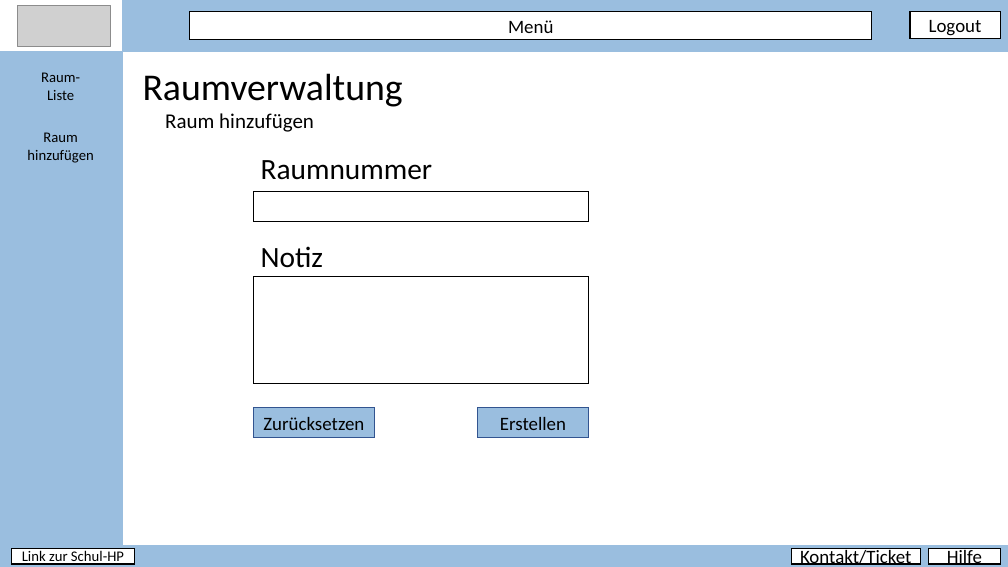
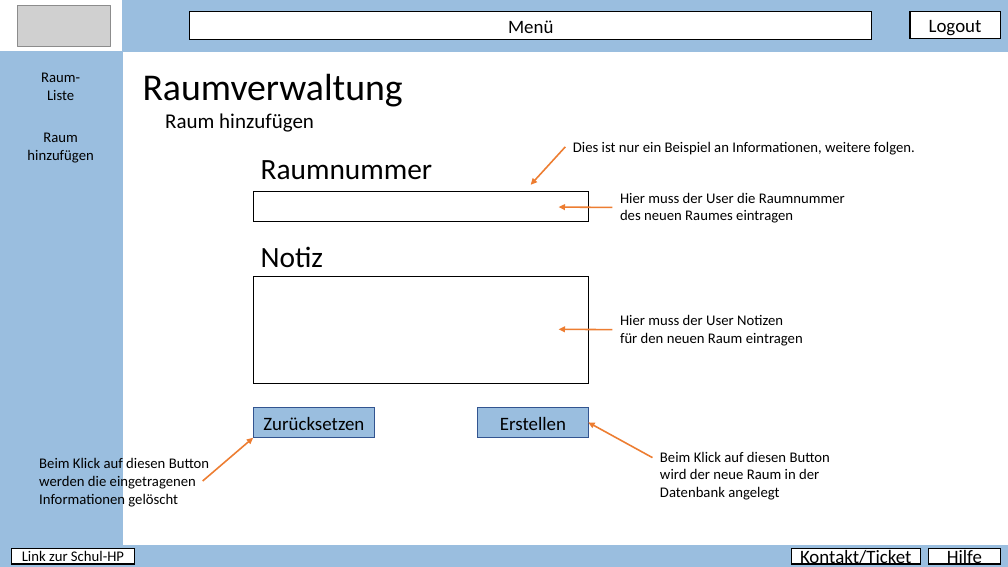
Before and after one commit to PapAnte/g2schoolproject, a slide deck: slide 14 of layout/Layout.pptx. Drawn at 1008x567 pixels with LibreOffice and Linux fonts; fonts in the diff are those of the drawing; grey boxes stand for pictures. Boxes give left, top, right and bottom in pixels: in the first picture for what was removed or moved away, otherwise in the second. Text is boxed around its words. In the diff, an @@ line names an element or a change of style, - is before the commit and + after.

```diff
--- a/layout/Layout.pptx
+++ b/layout/Layout.pptx
@@ arrow added from (566, 147) to (531, 185), #ED7D31 1.5 pt @@
@@ text added at <box>573,141,915,155</box>, 14 pt, text #000000 @@
+Dies ist nur ein Beispiel an Informationen, weitere folgen.
@@ arrow added from (613, 207) to (559, 207), #ED7D31 1.5 pt @@
@@ text added at <box>620,192,845,223</box>, 14 pt, text #000000 @@
+Hier muss der User die Raumnummer
+des neuen Raumes eintragen
@@ text added at <box>620,314,803,346</box>, 14 pt, text #000000 @@
+Hier muss der User Notizen
+für den neuen Raum eintragen
@@ arrow added from (613, 330) to (559, 330), #ED7D31 1.5 pt @@
@@ arrow added from (203, 481) to (253, 438), #ED7D31 1.5 pt @@
@@ arrow added from (653, 457) to (588, 423), #ED7D31 1.5 pt @@
@@ text added at <box>39,458,209,508</box>, 14 pt, text #000000 @@
+Beim Klick auf diesen Button werden die eingetragenen Informationen gelöscht
@@ text added at <box>660,451,830,500</box>, 14 pt, text #000000 @@
+Beim Klick auf diesen Button wird der neue Raum in der Datenbank angelegt
```
Also in this commit, not shown: 3 other slides changed.
